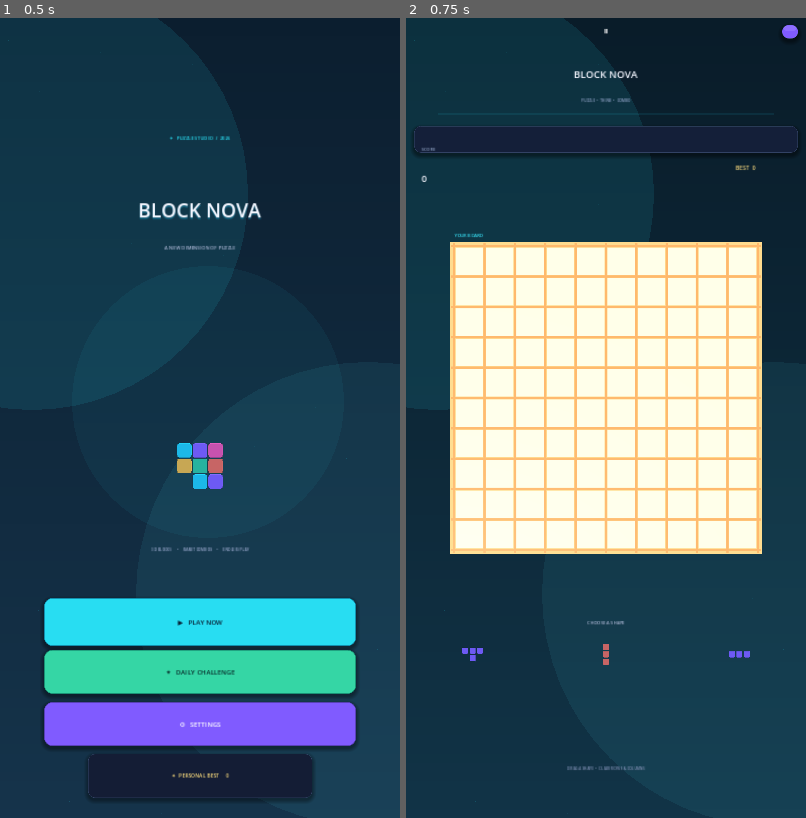
Above: before the commit, frames 1-2 (left to right).
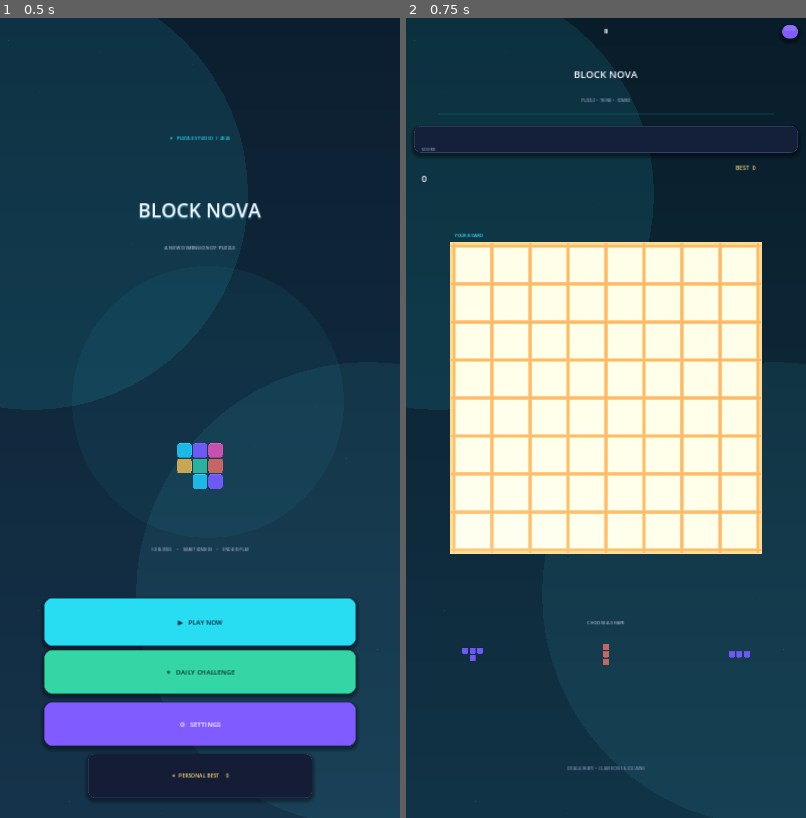
Above: after the commit, the same moments.

Repository: mahdialloui01-art/BlockNova
Game: Godot game, scene res://scenes/main.tscn
Same seed, same stepped clock (60 frames per second), same inputs: the game is played once before the commit and once after it.
Inputs:
- Up to frame 1 (0.5 s): no input
- Up to frame 2 (0.75 s): click "▶ PLAY NOW" at 0.5 s

Frame 1 is identical in both runs. In frame 2, 8.4% of the frame differs, in the area x 11-89%, y 28-67%.

Commit message:
Restore the agreed 8x8 BlockNova board

Diff:
--- a/scripts/main.gd
+++ b/scripts/main.gd
@@ -1,6 +1,6 @@
 extends Control
 
-const GRID := 10
+const GRID := 8
 # Contemporary luminous palette: cyan, ultraviolet, magenta, amber, mint and coral.
 const COLORS := [
 	Color("#27DDF2"), Color("#8B6CFF"), Color("#FF62B5"),
